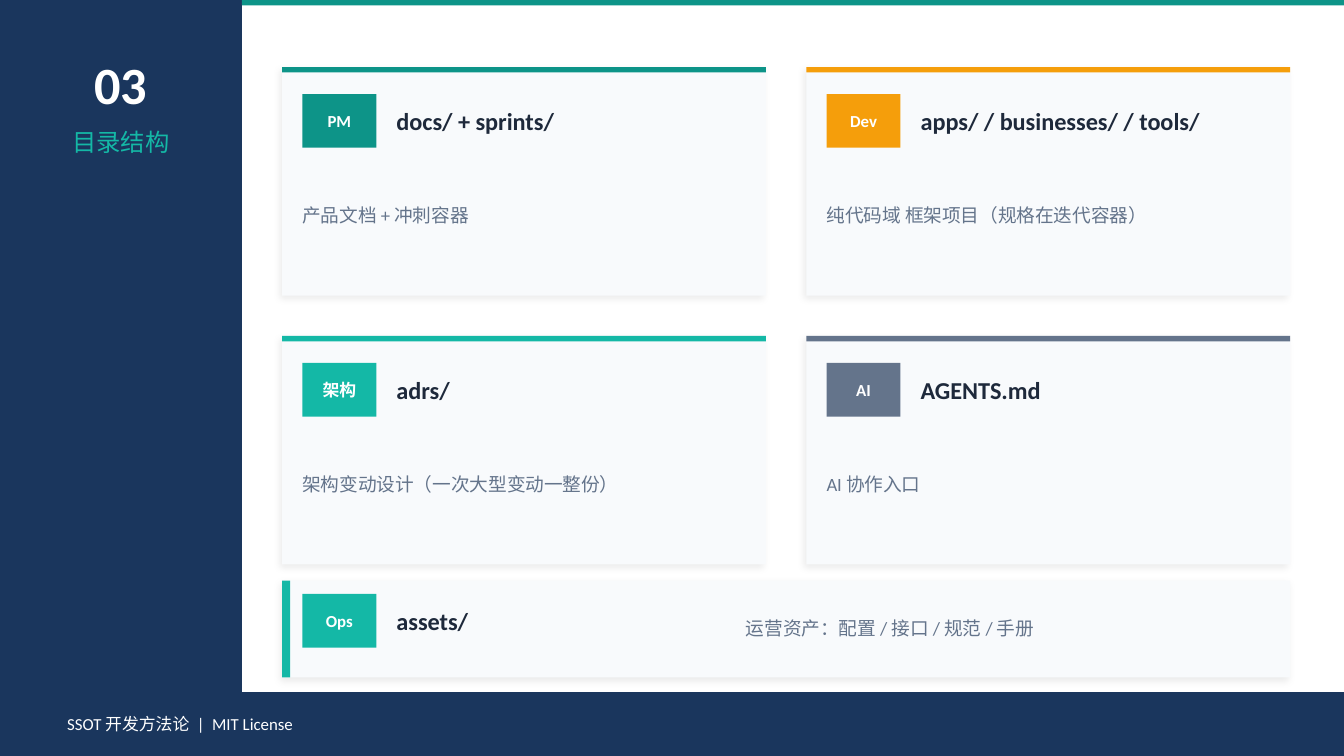
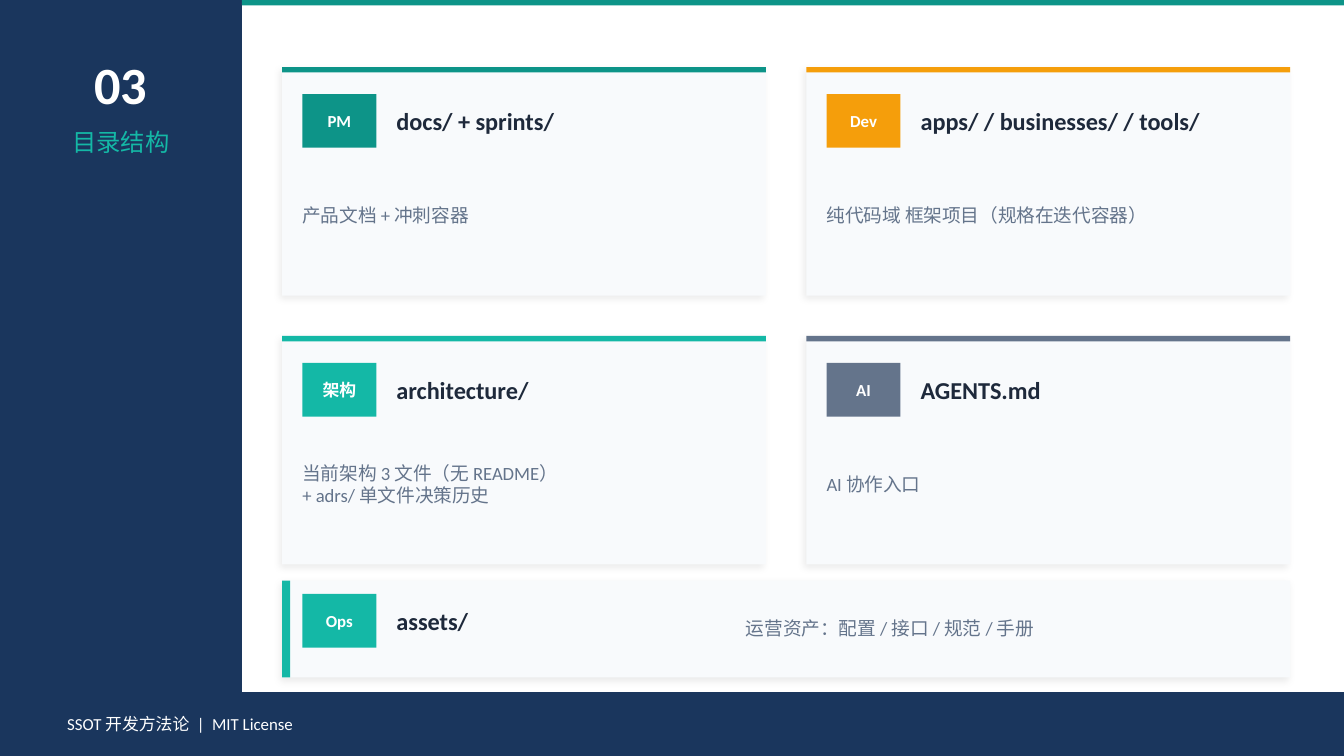
Before and after one commit to Toketec/SpecRocket, a slide deck: slide 4 of SSOT-开发方法论-培训.pptx. Drawn at 1344x756 pixels with LibreOffice and Linux fonts; fonts in the diff are those of the drawing. Boxes give left, top, right and bottom in pixels: in the first picture for what was removed or moved away, otherwise in the second. Text is boxed around its words. In the diff, an @@ line names an element or a change of style, - is before the commit and + after.

Commit message:
feat: evolve architecture and spec lifecycle

```diff
--- a/SSOT-开发方法论-培训.pptx
+++ b/SSOT-开发方法论-培训.pptx
@@ text at [396, 382, 528, 400]: text changed @@
-adrs/
+architecture/
@@ text at [302, 464, 558, 504]: text changed @@
-架构变动设计（一次大型变动一整份）
+当前架构 3 文件（无 README）
++ adrs/ 单文件决策历史
```
Also in this commit, not shown: 6 other slides changed, 25 other files.
